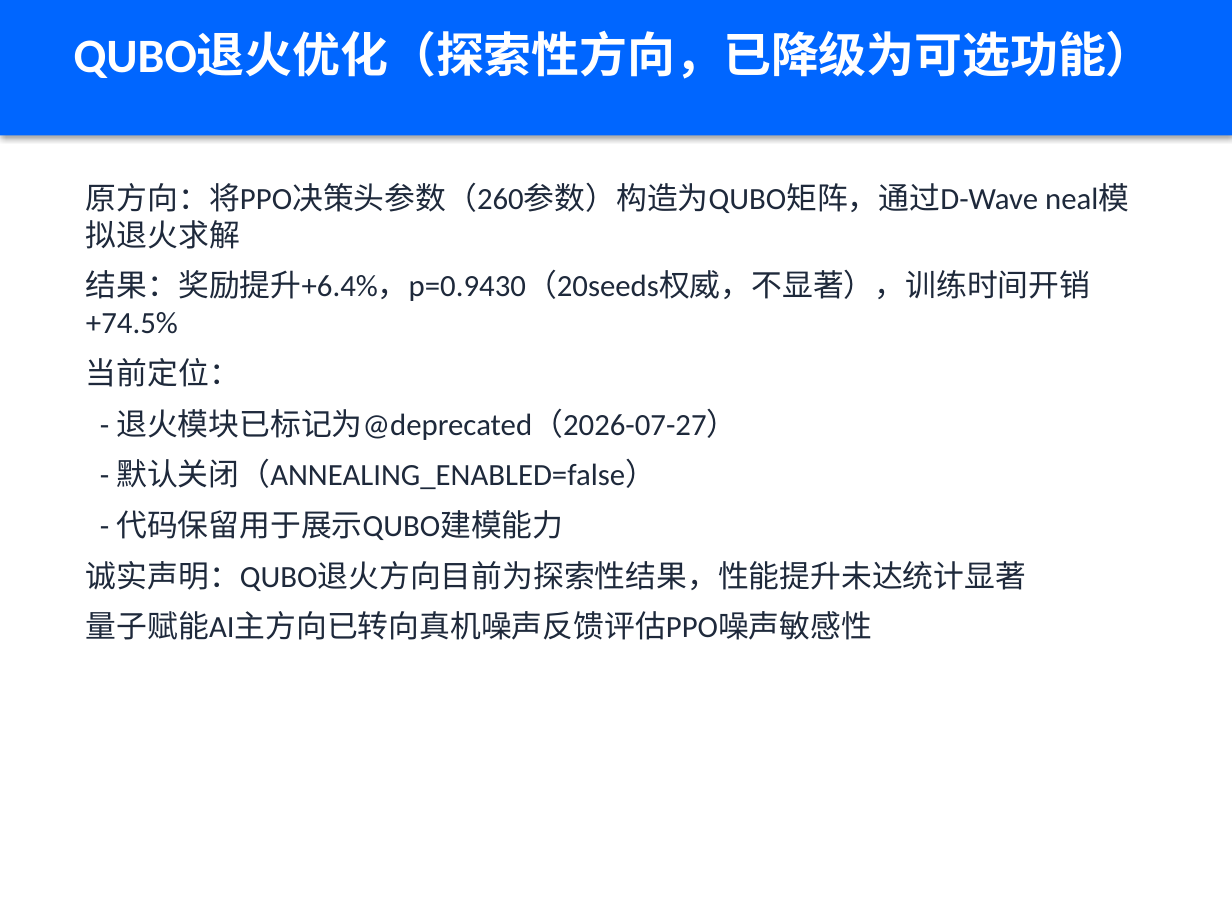
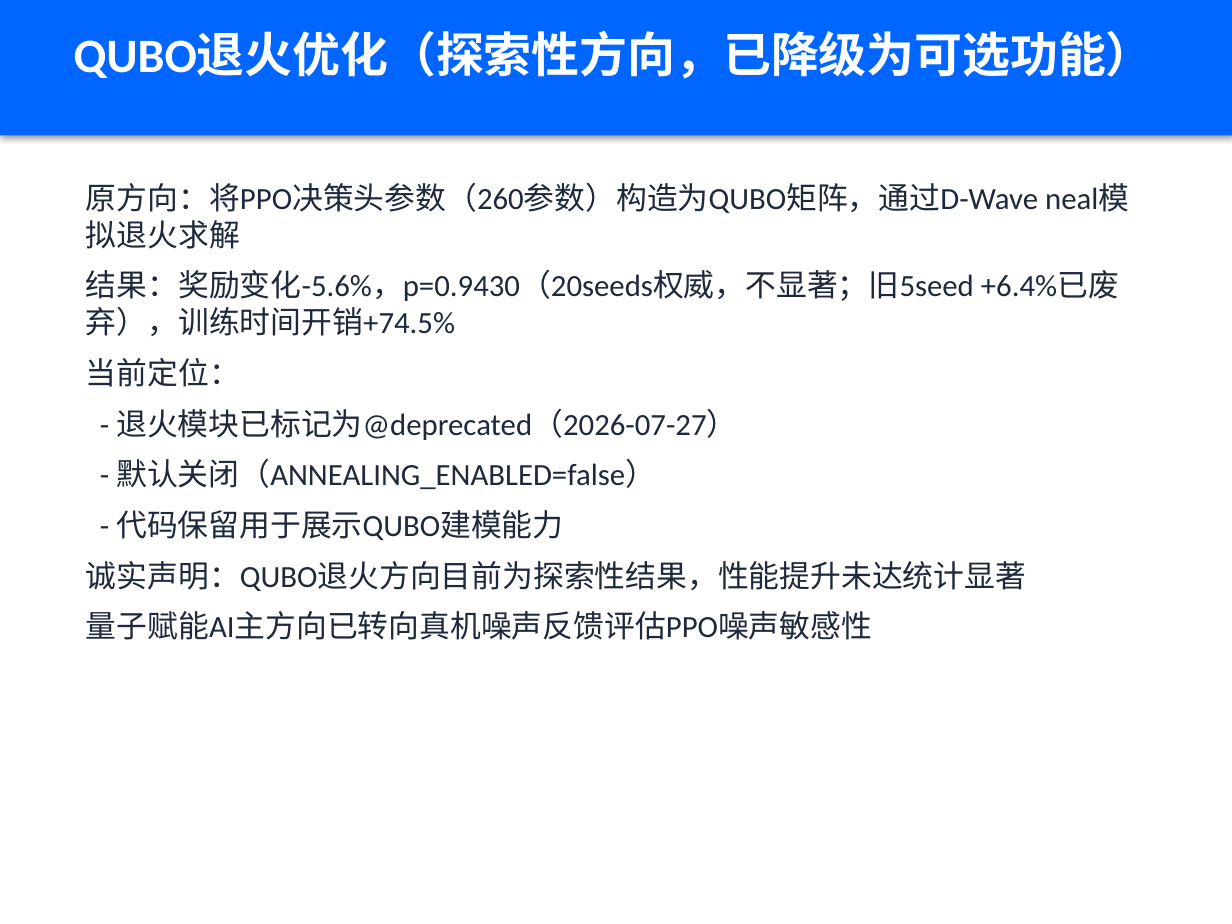
Before and after one commit to xiabai2008/quantum-rl-scheduler, a slide deck: slide 9 of deliverable_models/答辩PPT.pptx. Drawn at 1232x924 pixels with LibreOffice and Linux fonts; fonts in the diff are those of the drawing. Boxes give left, top, right and bottom in pixels: in the first picture for what was removed or moved away, otherwise in the second. Text is boxed around its words. In the diff, an @@ line names an element or a change of style, - is before the commit and + after.

```diff
--- a/deliverable_models/答辩PPT.pptx
+++ b/deliverable_models/答辩PPT.pptx
@@ text at (x1=86, y1=270, x2=1119, y2=336): text changed @@
-结果：奖励提升+6.4%，p=0.9430（20seeds权威，不显著），训练时间开销+74.5%
+结果：奖励变化-5.6%，p=0.9430（20seeds权威，不显著；旧5seed +6.4%已废弃），训练时间开销+74.5%
```
Also in this commit, not shown: 2 other slides changed, 10 other files.
